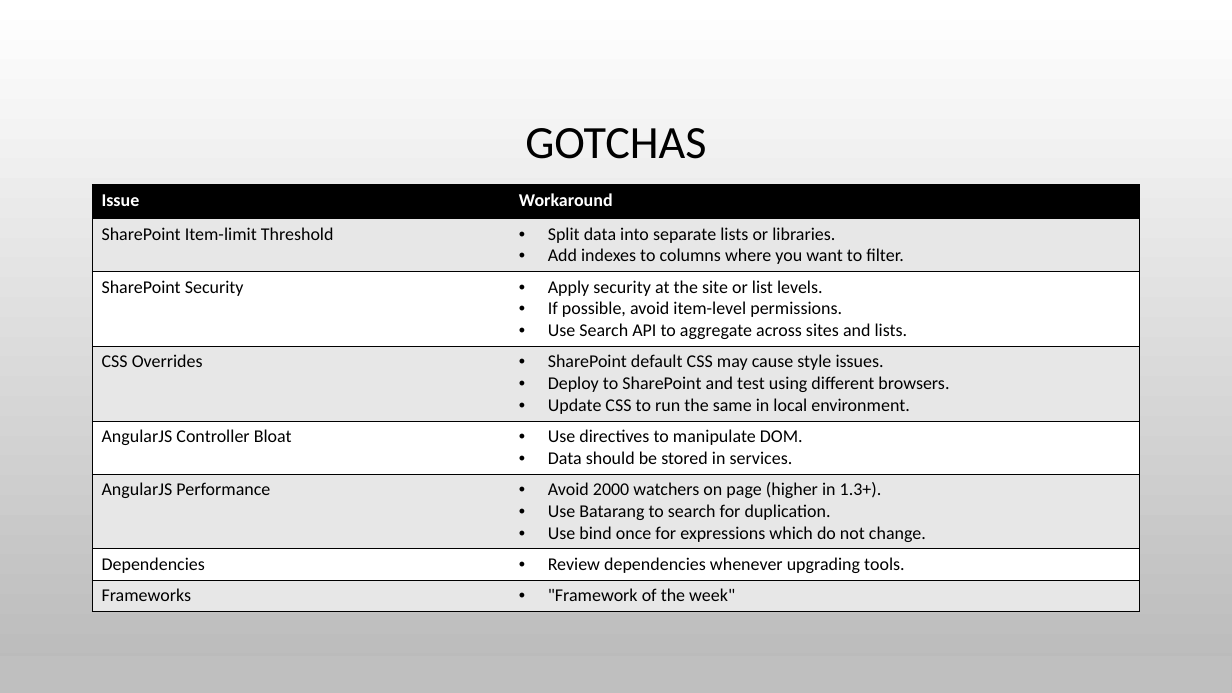
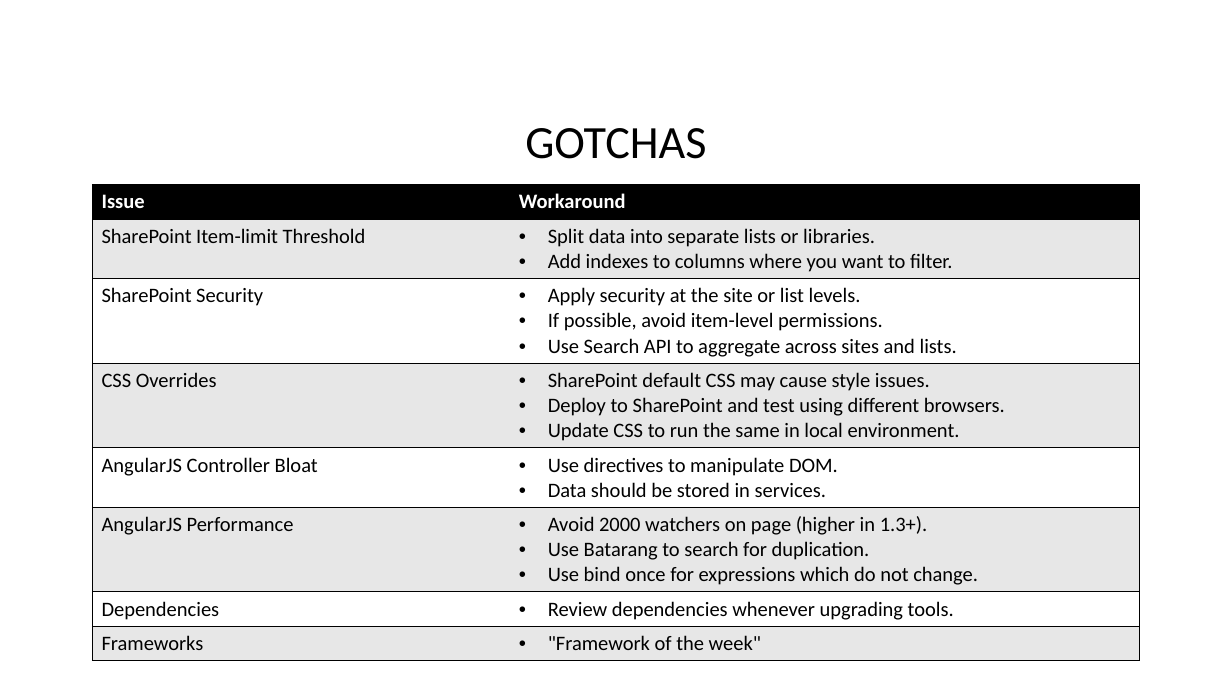
Before and after one commit to spietrek/spsdc2015, a slide deck: slide 31 of Building SPAs in SharePoint Using AngularJS.pptx (slide 23 before the commit). Drawn at 1232x693 pixels with LibreOffice and Linux fonts; fonts in the diff are those of the drawing; background and template pictures are left out. Boxes give left, top, right and bottom in pixels: in the first picture for what was removed or moved away, otherwise in the second. Text is boxed around its words. In the diff, an @@ line names an element or a change of style, - is before the commit and + after.

```diff
--- a/Building SPAs in SharePoint Using AngularJS.pptx
+++ b/Building SPAs in SharePoint Using AngularJS.pptx
@@ background picture (left out) to #FFFFFF @@
@@ table at bbox=[92, 185, 1141, 654] @@
@@ size 14 to 16 pt @@
@@ rectangle removed at bbox=[0, 656, 1232, 693] @@
```
Also in this commit, not shown: 14 other slides changed, 9 slides added, 3 slides removed.
